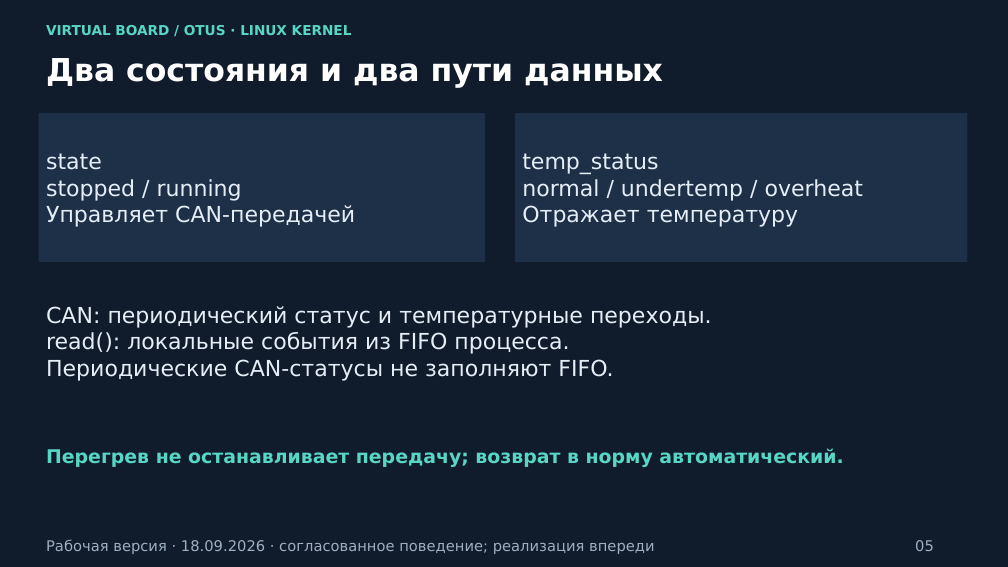
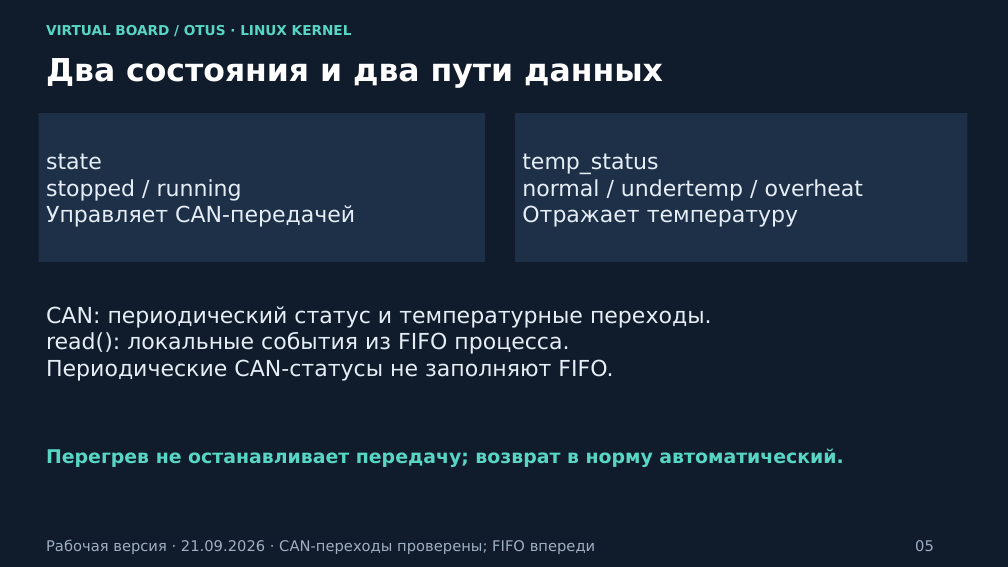
Before and after one commit to andrey-yunin/virtual-board, a slide deck: slide 5 of docs/presentation/virtual_board.pptx. Drawn at 1008x567 pixels with LibreOffice and Linux fonts; fonts in the diff are those of the drawing. Boxes give left, top, right and bottom in pixels: in the first picture for what was removed or moved away, otherwise in the second. Text is boxed around its words. In the diff, an @@ line names an element or a change of style, - is before the commit and + after.

```diff
--- a/docs/presentation/virtual_board.pptx
+++ b/docs/presentation/virtual_board.pptx
@@ text at [46, 539, 596, 554]: text changed @@
-Рабочая версия · 18.09.2026 · согласованное поведение; реализация впереди
+Рабочая версия · 21.09.2026 · CAN-переходы проверены; FIFO впереди
```
Also in this commit, not shown: 7 other slides changed, 13 other files.
